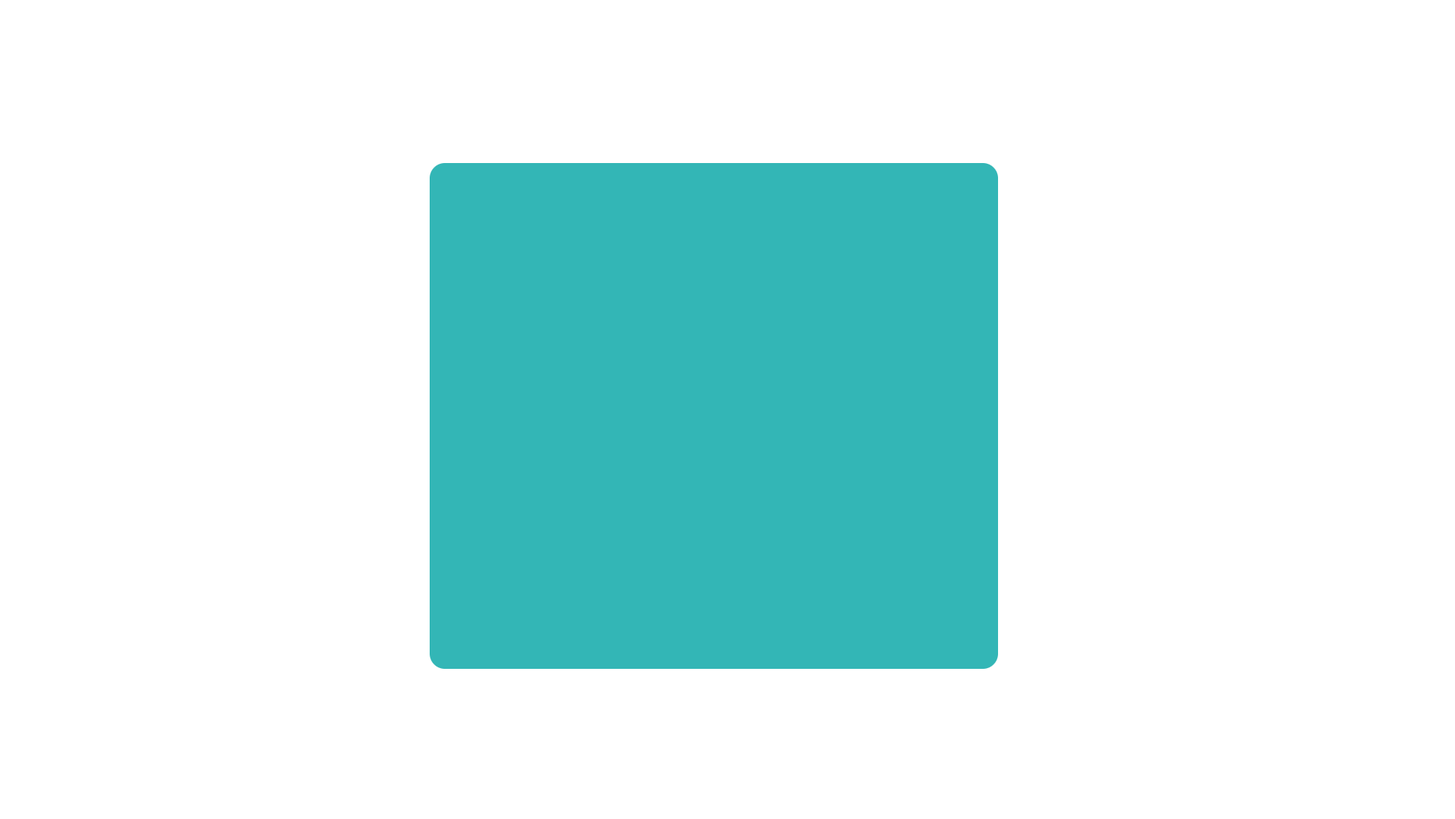
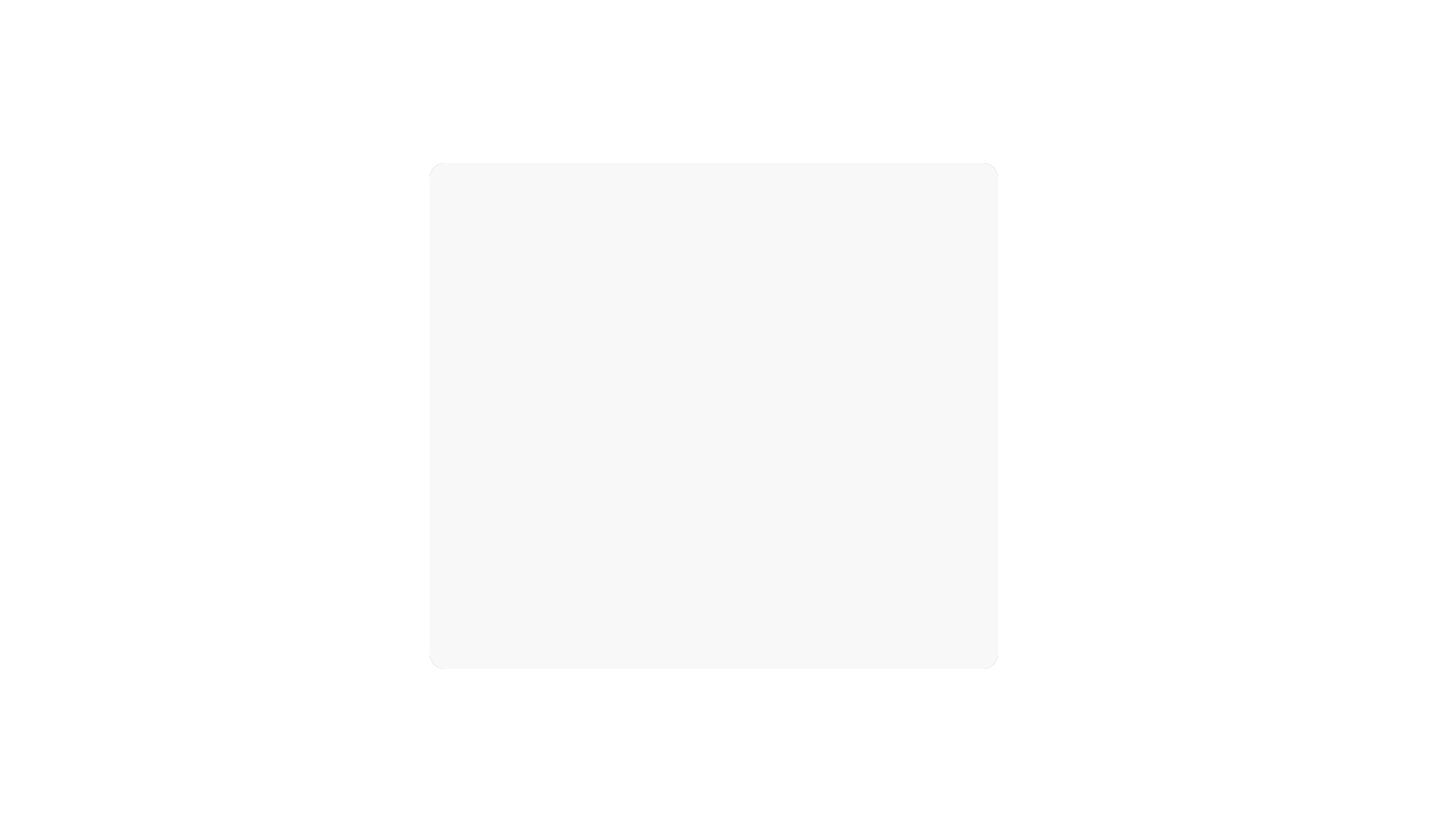
Comparing the layer stacks of the two (1455, 819) images. Changes:
painted on "Background" over [left=429, top=162, right=999, bottom=669]
